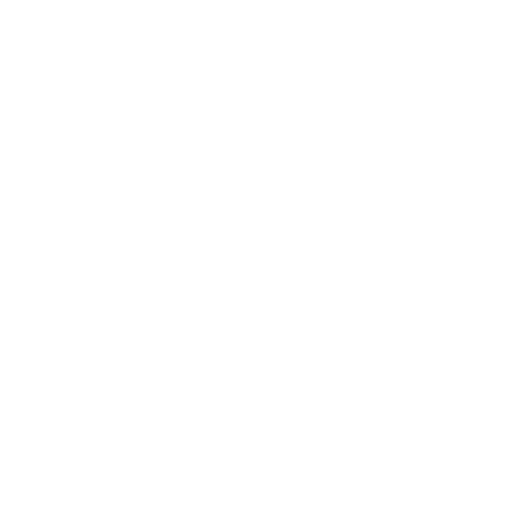
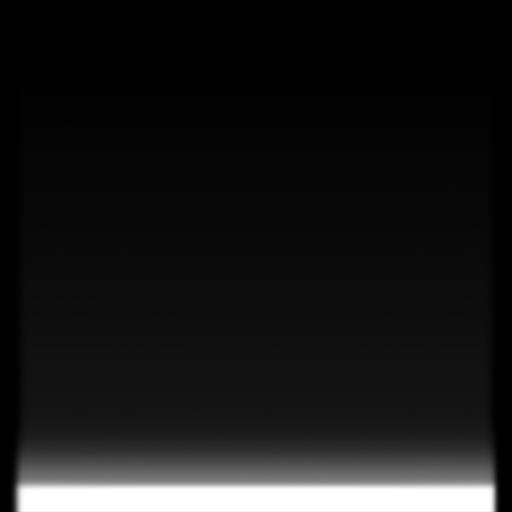
Revision of a layered 512×512 image; what changed, layer by layer:
painted on "Capa 1" over box(0, 387, 512, 512)
"Capa 2": opacity 56% → 19%, painted on it over box(0, 8, 512, 512)
showed "Capa 3" over box(0, 0, 512, 512)
